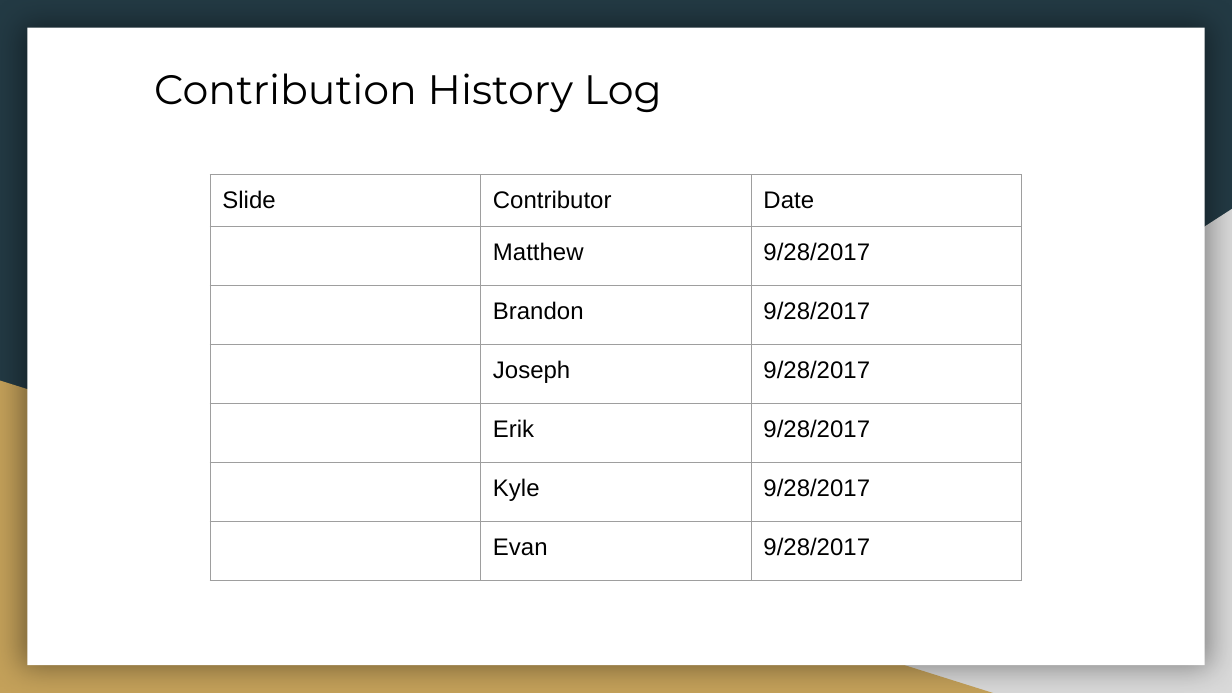
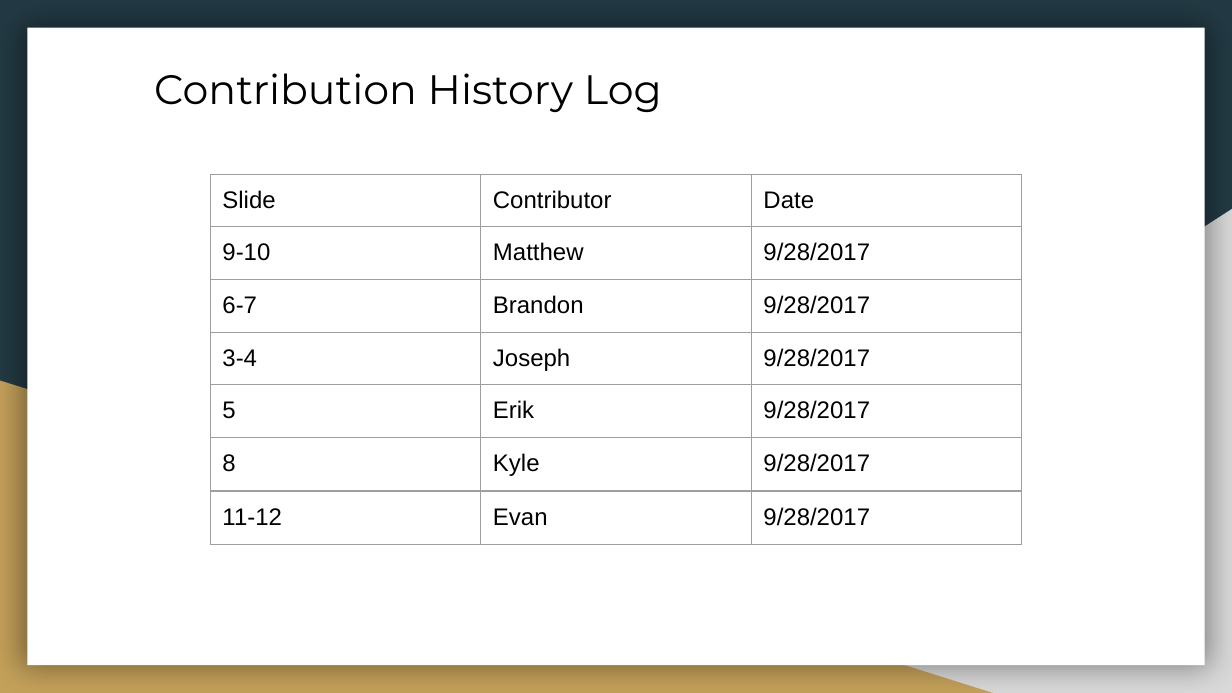
Before and after one commit to evan-bradley/brandcentral, a slide deck: slide 1 of Documentation/Sprint2/Sprint 2 Presentation.pptx. Drawn at 1232x693 pixels with LibreOffice and Linux fonts; fonts in the diff are those of the drawing. Boxes give left, top, right and bottom in pixels: in the first picture for what was removed or moved away, otherwise in the second. Text is boxed around its words. In the diff, an @@ line names an element or a change of style, - is before the commit and + after.

```diff
--- a/Documentation/Sprint2/Sprint 2 Presentation.pptx
+++ b/Documentation/Sprint2/Sprint 2 Presentation.pptx
@@ table at (211,175,1024,579) @@
-row 2, column 1: 
+row 2, column 1: 9-10
-row 3, column 1: 
+row 3, column 1: 6-7
-row 4, column 1: 
+row 4, column 1: 3-4
-row 5, column 1: 
+row 5, column 1: 5
-row 6, column 1: 
+row 6, column 1: 8
-row 7, column 1: 
+row 7, column 1: 11-12
```
Also in this commit, not shown: 2 slides added, 1 slide removed.
